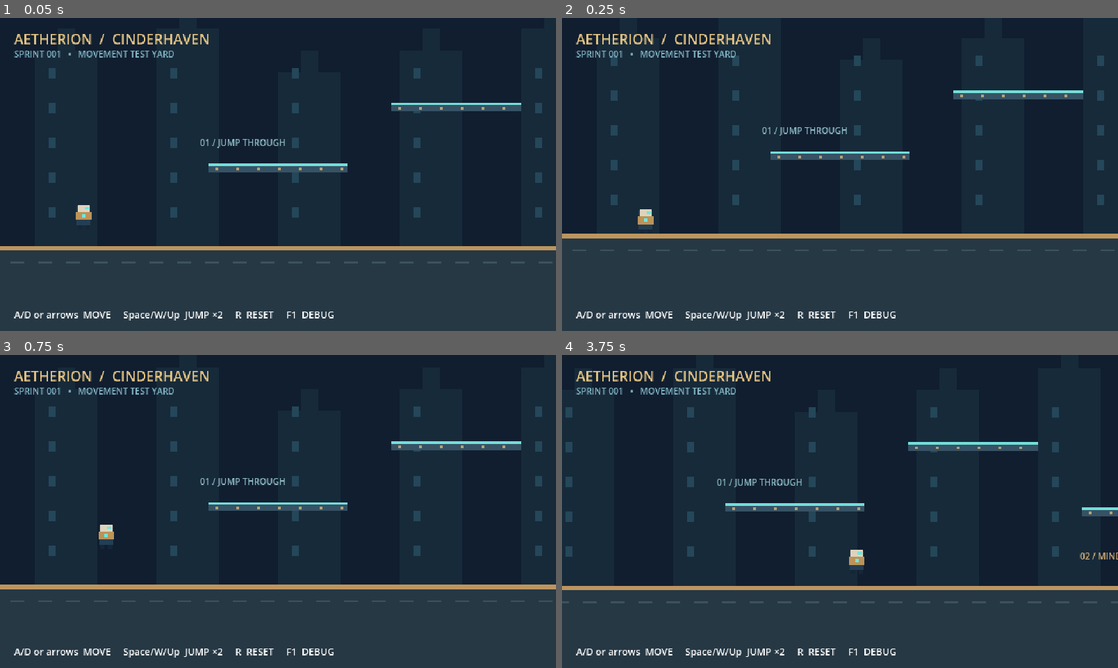
Above: before the commit, frames 1-4 (two rows, left to right).
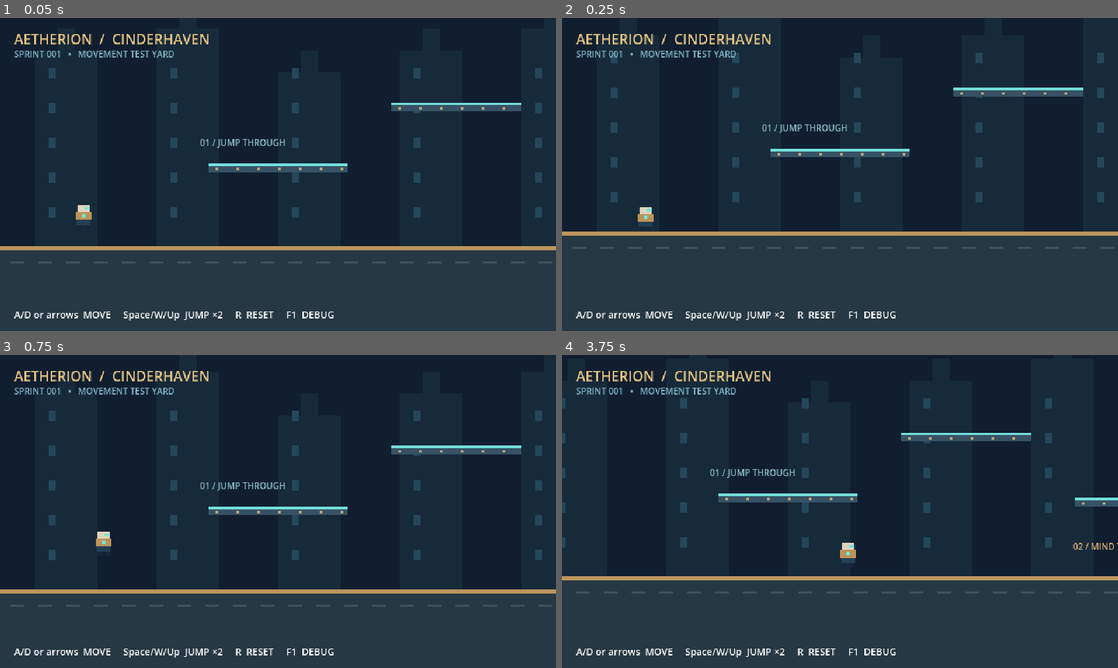
Above: after the commit, the same moments.

Repository: jordanlee124/Aetherion
Game: Godot game, scene res://scenes/cinderhaven.tscn
Two runs of this game, one before a commit and one after it. Both use one fixed random seed, a clock stepped at 60 frames per second and the inputs below.
Inputs:
- Up to frame 1 (0.05 s): no input
- Up to frame 2 (0.25 s): no input
- Up to frame 3 (0.75 s): hold D (move_right) from 0.53 s (still down); tap Space (jump) at 0.6 s
- Up to frame 4 (3.75 s): tap Space (jump) at 0.77, 1.07, 1.35, 1.52, 1.82, 2.1, 2.85, 3.02, 3.32, 3.6 s; release D (move_right) at 2.03 s; hold A (move_left) 2.03-2.78 s; hold D (move_right) from 2.78 s (still down)

Frame 1 is identical in both runs. In frame 2, 4.2% of the frame differs, in the area x 0-100%, y 11-75%; in frame 3, 6.4%; in frame 4, 9.9%, in the area x 0-100%, y 13-80%.

Commit message:
fix: interpolate player and camera motion between physics ticks

Diff:
--- a/Aetherion/project.godot
+++ b/Aetherion/project.godot
@@ -39,6 +39,7 @@
 
 [physics]
 common/physics_ticks_per_second=60
+common/physics_interpolation=true
 
 [rendering]
 renderer/rendering_method="gl_compatibility"
--- a/Aetherion/scenes/player.tscn
+++ b/Aetherion/scenes/player.tscn
@@ -16,6 +16,7 @@
 
 [node name="Camera2D" type="Camera2D" parent="."]
 position = Vector2(0, -48)
+process_callback = 0
 position_smoothing_enabled = true
 position_smoothing_speed = 8.0
 limit_left = 0
--- a/Aetherion/scripts/cinderhaven.gd
+++ b/Aetherion/scripts/cinderhaven.gd
@@ -50,6 +50,7 @@
 func respawn() -> void:
 	player.position = spawn_position
 	player.reset_movement()
+	player.reset_physics_interpolation()
 	player.get_node("Camera2D").reset_smoothing()
 
 
--- /dev/null
+++ b/Aetherion/tests/render_motion.gd
@@ -0,0 +1,38 @@
+extends SceneTree
+
+# Run with a renderer: godot --path . --script res://tests/render_motion.gd --fixed-fps 144
+func _initialize() -> void:
+	call_deferred("run")
+
+func run() -> void:
+	var map = load("res://scenes/cinderhaven.tscn").instantiate()
+	root.add_child(map)
+	# A test-only marker measures rendered motion independently of player artwork.
+	var marker := Polygon2D.new()
+	marker.polygon = PackedVector2Array([Vector2(-2, -2), Vector2(2, -2), Vector2(2, 2), Vector2(-2, 2)])
+	marker.color = Color.MAGENTA
+	marker.z_index = 10
+	map.get_node("Player").add_child(marker)
+	for i in range(100):
+		await process_frame
+	Input.action_press("move_right")
+	var positions: Array[int] = []
+	for i in range(60):
+		await RenderingServer.frame_post_draw
+		var shot := root.get_texture().get_image()
+		var left := 640
+		for y in range(210, 245):
+			for x in range(80, 240):
+				if shot.get_pixel(x, y).is_equal_approx(Color.MAGENTA):
+					left = mini(left, x)
+		positions.append(left)
+	Input.action_release("move_right")
+	var repeats := 0
+	var max_step := 0
+	for i in range(10, positions.size()):
+		if positions[i] == positions[i - 1]:
+			repeats += 1
+		max_step = maxi(max_step, absi(positions[i] - positions[i - 1]))
+	var passed := not positions.has(640) and repeats <= 5 and max_step <= 2
+	print("Rendered motion at 144fps / 60Hz physics: repeated frames=%d, max pixel step=%d, %s" % [repeats, max_step, "PASS" if passed else "FAIL"])
+	quit(0 if passed else 1)
Not shown, added: Aetherion/tests/render_motion.gd.uid
